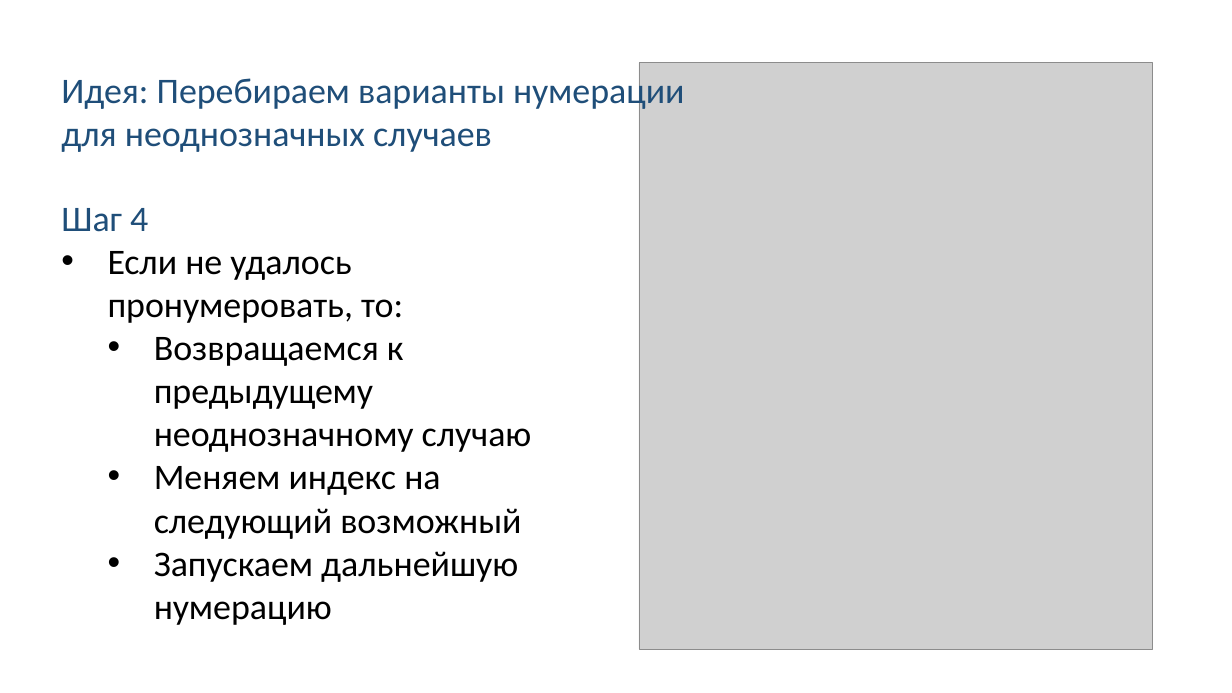
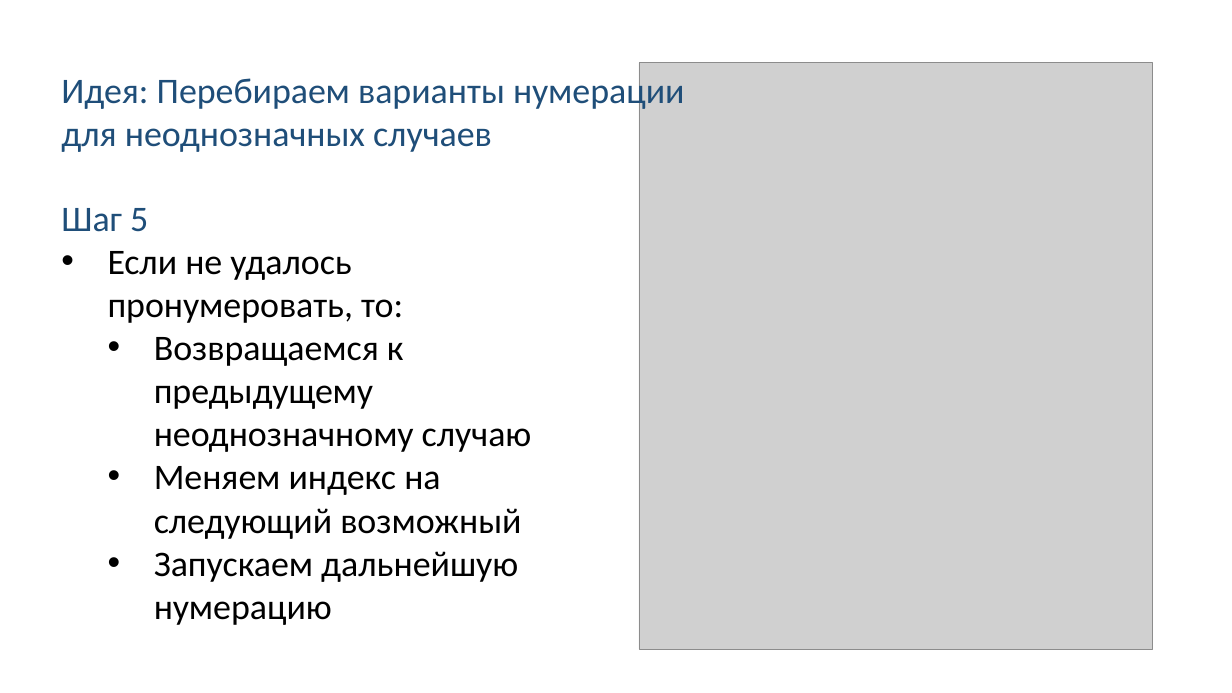
Before and after one commit to Linserous/NumericalGridGeneration, a slide deck: slide 31 of docs/Презентация v0.8.1.pptx. Drawn at 1232x693 pixels with LibreOffice and Linux fonts; fonts in the diff are those of the drawing; grey boxes stand for pictures. Boxes give left, top, right and bottom in pixels: in the first picture for what was removed or moved away, otherwise in the second. Text is boxed around its words. In the diff, an @@ line names an element or a change of style, - is before the commit and + after.

```diff
--- a/docs/Презентация v0.8.1.pptx
+++ b/docs/Презентация v0.8.1.pptx
@@ text at [61,208,148,232]: text changed @@
-Шаг 4
+Шаг 5
```
Also in this commit, not shown: 1 other slide changed.
